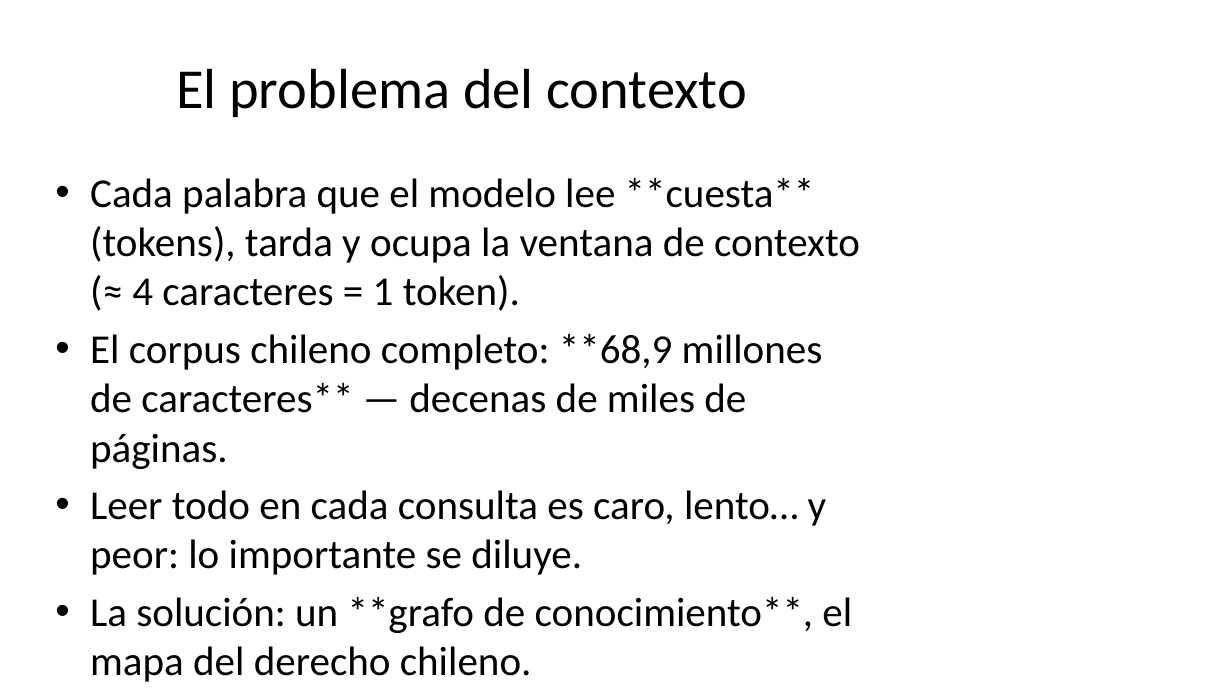
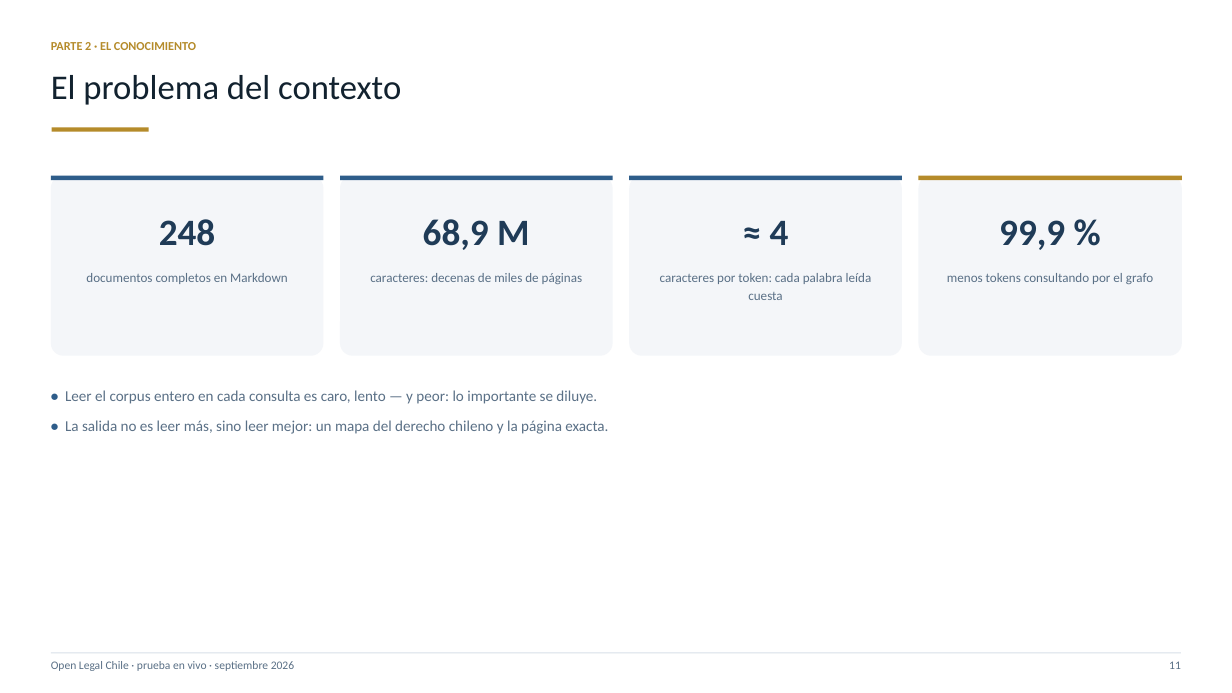
Before and after one commit to elpabloultron/open-legal-chile, a slide deck: slide 11 of docs/charla/Open_Legal_Chile_como_funciona.pptx (slide 9 before the commit). Drawn at 1232x693 pixels with LibreOffice and Linux fonts; fonts in the diff are those of the drawing. Boxes give left, top, right and bottom in pixels: in the first picture for what was removed or moved away, otherwise in the second. Text is boxed around its words. In the diff, an @@ line names an element or a change of style, - is before the commit and + after.

Commit message:
docs(charla): deck rediseñado (22 láminas) con las animaciones DENTRO del PowerPoint
- Tres animaciones nuevas: cómo se construyó el grafo (seis etapas), cómo operan las citas
  (documento vs conversación y el rastreo) y un caso de punta a punta (carpeta → Word).
- Las seis animaciones se graban a MP4 (Playwright + ffmpeg, con portada verificada) y van
  incrustadas en el pptx (add_movie): se reproducen con clic al presentar. Verificado: 6 videos y
  17 medios dentro del archivo, 0 formas fuera de lámina, 22/22 láminas con notas del orador.
- Sistema de diseño propio: azul tinta + bronce, tipografías Calibri, tarjetas, números grandes,
  marcos para imágenes, portada y separadores con red de nodos. Inspirado en la arquitectura de
  bloques de python-pptx-theme-kit (GPL: ideas, no código).
- Reproducible: construir_deck.py (deck) y grabar_animaciones.py (videos).

```diff
--- a/docs/charla/Open_Legal_Chile_como_funciona.pptx
+++ b/docs/charla/Open_Legal_Chile_como_funciona.pptx
@@ text added at (51,42,196,50), 9.5 pt, text #B58B2A, bold @@
+PARTE 2 · EL CONOCIMIENTO
@@ text "El problema del contexto": place and size @@
-text "El problema del contexto" at (176,68,747,117)
+text "El problema del contexto" at (51,75,401,105)
@@ text "El problema del contexto" at (51,75,401,105): size 44 to 27 pt, text colour #000000 to #12222F; alignment centre to left; more space between paragraphs; vertical alignment middle to top @@
@@ rectangle added at (52,128,149,131), fill #B58B2A @@
@@ rounded rectangle added at (51,176,323,356), fill #F4F6F9 @@
@@ rectangle added at (51,176,323,180), fill #2E5D8A @@
@@ text removed at (90,178,860,633) @@
-• Cada palabra que el modelo lee **cuesta** (tokens), tarda y ocupa la ventana de contexto (≈ 4 caracteres = 1 token).
-• El corpus chileno completo: **68,9 millones de caracteres** — decenas de miles de páginas.
-• Leer todo en cada consulta es caro, lento… y peor: lo importante se diluye.
-• La solución: un **grafo de conocimiento**, el mapa del derecho chileno.
@@ rounded rectangle added at (340,176,613,356), fill #F4F6F9 @@
@@ rectangle added at (340,176,613,180), fill #2E5D8A @@
@@ rounded rectangle added at (629,176,902,356), fill #F4F6F9 @@
@@ rectangle added at (629,176,902,180), fill #2E5D8A @@
@@ rounded rectangle added at (919,176,1182,356), fill #F4F6F9 @@
@@ rectangle added at (919,176,1182,180), fill #B58B2A @@
@@ text added at (159,219,215,246), 29 pt, text #1F3B57, bold @@
+248
@@ text added at (423,219,530,250), 29 pt, text #1F3B57, bold @@
+68,9 M
@@ text added at (770,221,789,245), 29 pt, text #1F3B57, bold @@
+≈ 4
@@ text added at (999,220,1065,250), 29 pt, text #1F3B57, bold @@
+99,9 %
@@ text added at (86,273,288,284), 10.2 pt, text #5A7086 @@
+documentos completos en Markdown
@@ text added at (370,273,583,284), 10.2 pt, text #5A7086 @@
+caracteres: decenas de miles de páginas
@@ text added at (660,273,872,300), 10.2 pt, text #5A7086 @@
+caracteres por token: cada palabra leída cuesta
@@ text added at (947,273,1153,284), 10.2 pt, text #5A7086 @@
+menos tokens consultando por el grafo
@@ text added at (65,390,608,434), 11.8 pt, text #5A7086 @@
+• Leer el corpus entero en cada consulta es caro, lento — y peor: lo importante se diluye.
+• La salida no es leer más, sino leer mejor: un mapa del derecho chileno y la página exacta.
@@ rectangle added at (51,653,1181,653), fill #D8E0E8 @@
@@ text added at (51,661,294,671), 9 pt, text #5A7086 @@
+Open Legal Chile · prueba en vivo · septiembre 2026
@@ text added at (1169,661,1181,669), 9 pt, text #5A7086 @@
+11
```
Also in this commit, not shown: 7 other slides changed, 14 slides added, 8 slides removed, 20 other files.
